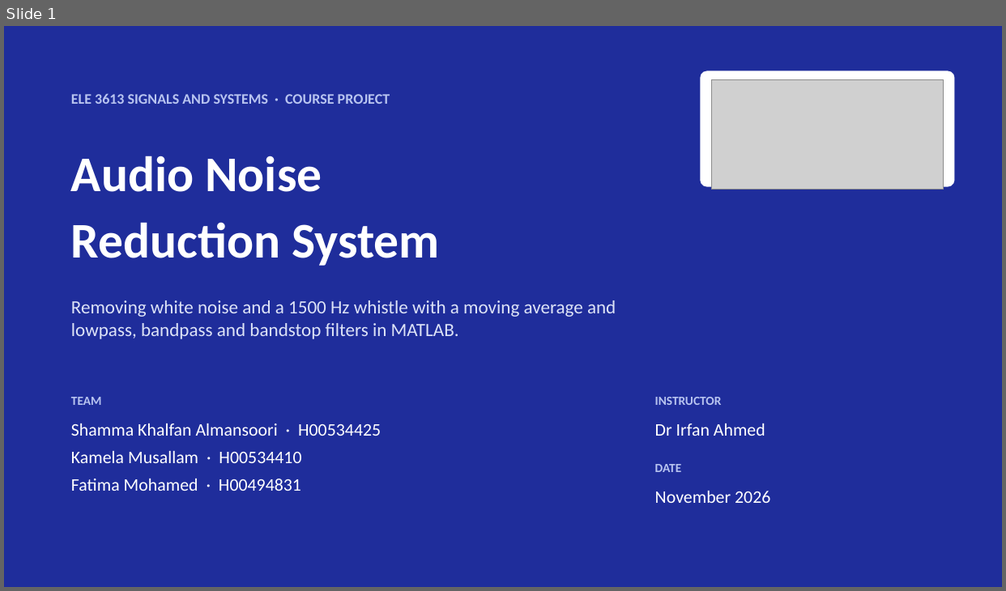
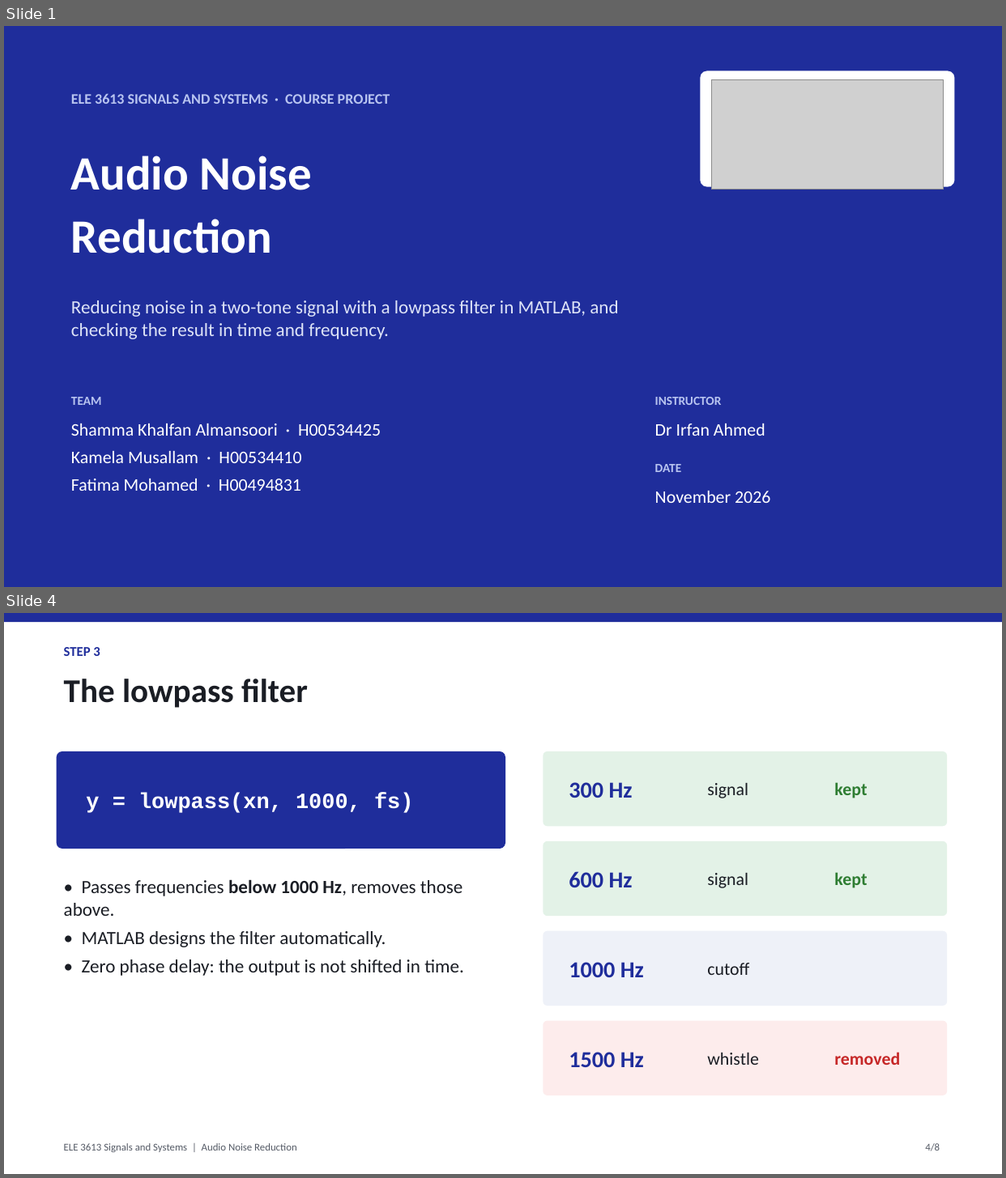
Before and after one commit to sshammaalman-art/Signal-project, a slide deck: AudioNoiseReduction_Presentation.pptx. Shown one above the other, each under a label of ours: slide 1 before the commit, slides 1 and 4 after it; the slides between them are not shown. The pictures are 1006x591 and 1006x1178 pixels, drawn with LibreOffice and Linux fonts; fonts in the diff are those of the drawing; grey boxes stand for pictures. Boxes give left, top, right and bottom in pixels: in the first picture for what was removed or moved away, otherwise in the second. Text is boxed around its words. In the diff, an @@ line names an element or a change of style, - is before the commit and + after.

```diff
--- a/AudioNoiseReduction_Presentation.pptx
+++ b/AudioNoiseReduction_Presentation.pptx
@@ slide 4 added at [4, 613, 1002, 1174], background #FFFFFF @@
@@ rectangle added at [4, 613, 1002, 622], fill #1F2D9B @@
@@ text added at [64, 647, 100, 656], 13 pt, text #1F2D9B, bold @@
+STEP 3
@@ text added at [64, 679, 308, 708], 32 pt, text #1A1D24, bold @@
+The lowpass filter
@@ rounded rectangle added at [57, 752, 505, 849], fill #1F2D9B @@
@@ rounded rectangle added at [543, 752, 948, 826], fill #E3F2E7 @@
@@ text added at [569, 782, 633, 798], 22 pt, text #1F2D9B, bold @@
+300 Hz
@@ text added at [834, 782, 867, 798], 17 pt, text #2E7D32, bold @@
+kept
@@ text added at [86, 793, 413, 813], 21 pt, text #FFFFFF, bold @@
+y = lowpass(xn, 1000, fs)
@@ text added at [707, 783, 748, 798], 17 pt, text #1A1D24 @@
+signal
@@ rounded rectangle added at [543, 841, 948, 916], fill #E3F2E7 @@
@@ text added at [64, 879, 464, 976], 18 pt, text #1A1D24 @@
+• Passes frequencies below 1000 Hz, removes those above.
+• MATLAB designs the filter automatically.
+• Zero phase delay: the output is not shifted in time.
@@ text added at [569, 871, 633, 888], 22 pt, text #1F2D9B, bold @@
+600 Hz
@@ text added at [707, 873, 748, 888], 17 pt, text #1A1D24 @@
+signal
@@ text added at [834, 872, 867, 888], 17 pt, text #2E7D32, bold @@
+kept
@@ rounded rectangle added at [543, 931, 948, 1006], fill #EEF1F8 @@
@@ text added at [569, 962, 644, 977], 22 pt, text #1F2D9B, bold @@
+1000 Hz
@@ text added at [707, 963, 749, 975], 17 pt, text #1A1D24 @@
+cutoff
@@ rounded rectangle added at [543, 1021, 948, 1096], fill #FDECEC @@
@@ text added at [569, 1052, 644, 1067], 22 pt, text #1F2D9B, bold @@
+1500 Hz
@@ text added at [707, 1053, 759, 1065], 17 pt, text #1A1D24 @@
+whistle
@@ text added at [834, 1052, 900, 1065], 17 pt, text #C62828, bold @@
+removed
@@ text added at [64, 1144, 297, 1152], 10 pt, text #555B66 @@
+ELE 3613 Signals and Systems | Audio Noise Reduction
@@ text added at [925, 1144, 940, 1152], 10 pt, text #555B66 @@
+4/8
@@ slide 1 changed as well @@
@@ text at [71, 156, 312, 190]: size 48 to 46 pt in "Audio Noise" @@
@@ text at [71, 219, 272, 254]: text changed; size 48 to 46 pt @@
-Reduction System
+Reduction
@@ text at [71, 301, 618, 339]: text changed @@
-Removing white noise and a 1500 Hz whistle with a moving average and lowpass, bandpass and bandstop filters in MATLAB.
+Reducing noise in a two-tone signal with a lowpass filter in MATLAB, and checking the result in time and frequency.
```
Also in this commit, not shown: 1 other slide changed, 5 other slides added, 8 slides removed, 26 other files.
